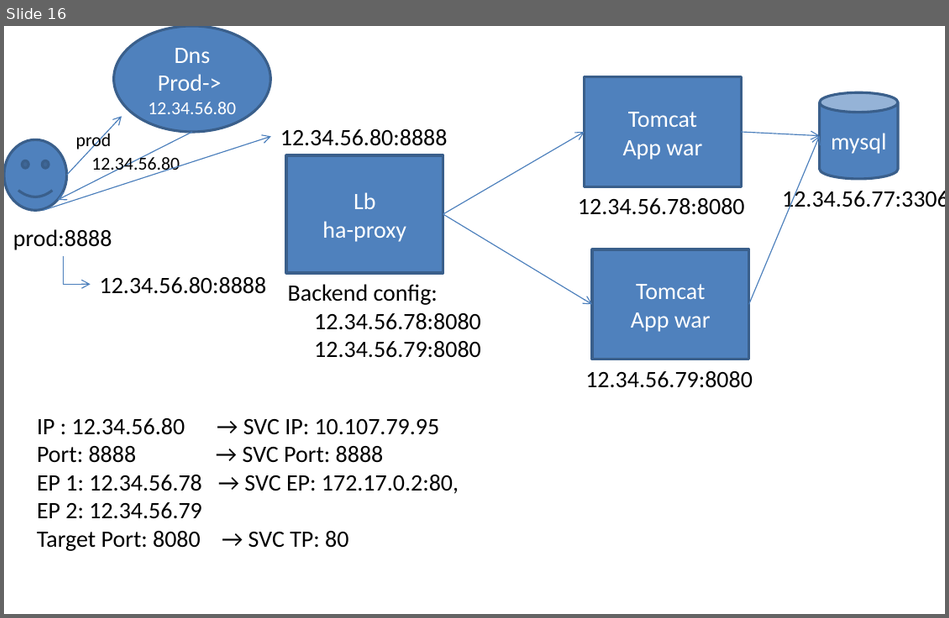
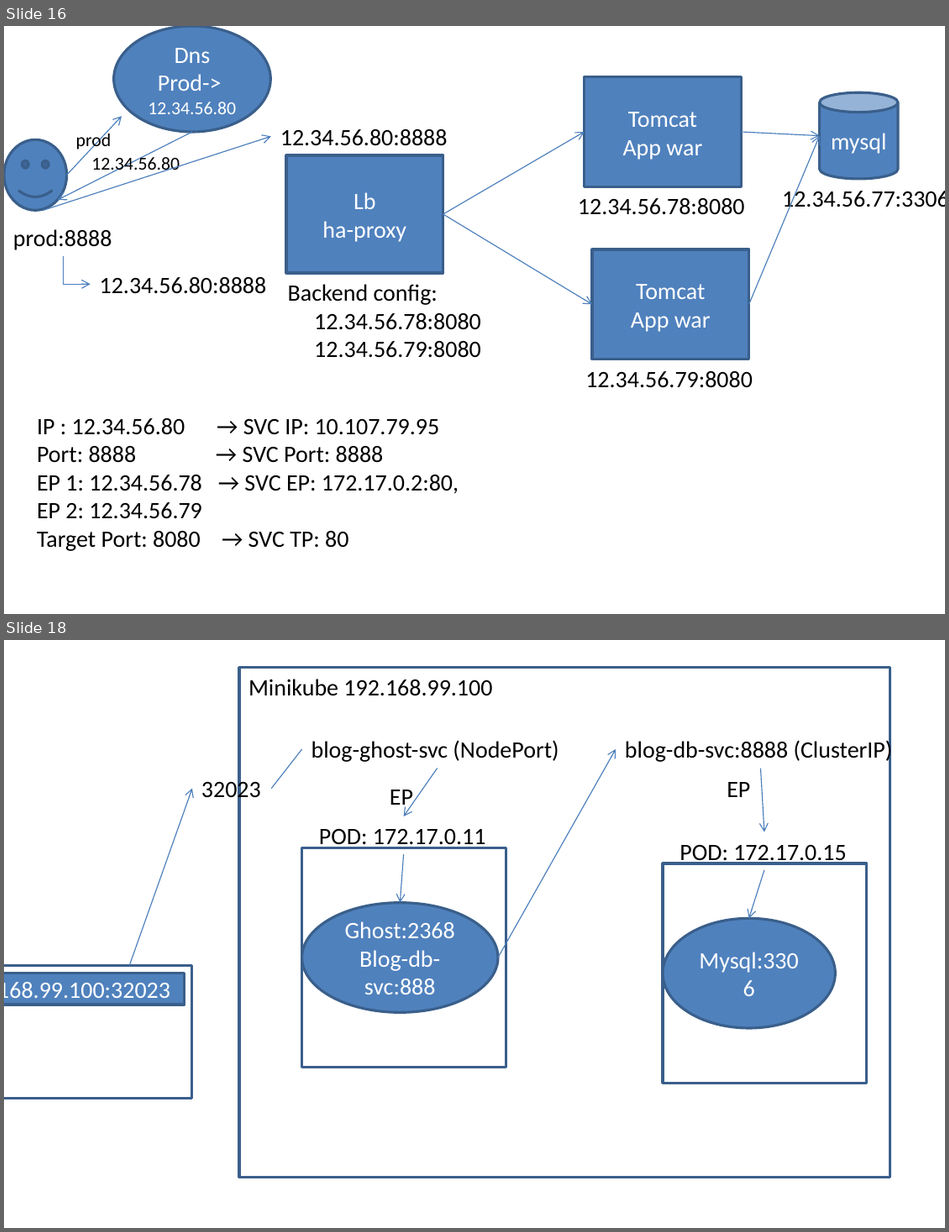
Before and after one commit to AdityaSP/ora-jul22-dock-kube, a slide deck: rough-diag.pptx. Shown one above the other, each under a label of ours: slide 16 before the commit, slides 16 and 18 after it; the slides between them are not shown. The pictures are 949x618 and 949x1232 pixels, drawn with LibreOffice and Linux fonts; fonts in the diff are those of the drawing. Boxes give left, top, right and bottom in pixels: in the first picture for what was removed or moved away, otherwise in the second. Text is boxed around its words. In the diff, an @@ line names an element or a change of style, - is before the commit and + after.

Commit message:
blog dep

```diff
--- a/rough-diag.pptx
+++ b/rough-diag.pptx
@@ slide 18 added at (4,640,945,1228), background #FFFFFF @@
@@ rectangle added at (239,667,890,1178), outline #3A5F8C 2 pt @@
@@ text added at (248,679,492,696), 18 pt, text #000000 @@
+Minikube 192.168.99.100
@@ text added at (311,740,558,762), 18 pt, text #000000 @@
+blog-ghost-svc (NodePort)
@@ text added at (625,738,893,763), 18 pt, text #000000 @@
+blog-db-svc:8888 (ClusterIP)
@@ line added from (271, 789) to (302, 749), #4B7EBC 0.75 pt @@
@@ arrow added from (498, 958) to (616, 749), #4B7EBC 0.75 pt @@
@@ arrow added from (129, 966) to (192, 789), #4B7EBC 0.75 pt @@
@@ text added at (201,778,261,803), 18 pt, text #000000 @@
+32023
@@ text added at (390,790,413,811), 18 pt, text #000000 @@
+EP
@@ arrow added from (437, 768) to (404, 817), #4B7EBC 0.75 pt @@
@@ text added at (726,782,750,797), 18 pt, text #000000 @@
+EP
@@ arrow added from (760, 768) to (764, 832), #4B7EBC 0.75 pt @@
@@ text added at (319,829,486,849), 18 pt, text #000000 @@
+POD: 172.17.0.11
@@ rectangle added at (302,848,506,1067), outline #3A5F8C 2 pt @@
@@ arrow added from (404, 854) to (400, 902), #4B7EBC 0.75 pt @@
@@ rectangle added at (663,864,867,1084), outline #3A5F8C 2 pt @@
@@ text added at (679,845,847,865), 18 pt, text #000000 @@
+POD: 172.17.0.15
@@ arrow added from (764, 870) to (749, 919), #4B7EBC 0.75 pt @@
@@ ellipse added at (302,902,498,1013), fill #4F81BD, outline #3A5F8C 2 pt, 18 pt, text #FFFFFF @@
+Ghost:2368
+Blog-db-svc:888
@@ ellipse added at (663,919,835,1029), fill #4F81BD, outline #3A5F8C 2 pt, 18 pt, text #FFFFFF @@
+Mysql:3306
@@ rectangle added at (4,966,192,1099), outline #3A5F8C 2 pt @@
@@ rectangle added at (4,973,185,1004), fill #4F81BD, outline #3A5F8C 2 pt, 18 pt, text #FFFFFF @@
+http://192.168.99.100:32023
```
Also in this commit, not shown: 1 slide changed, 2 other files.
